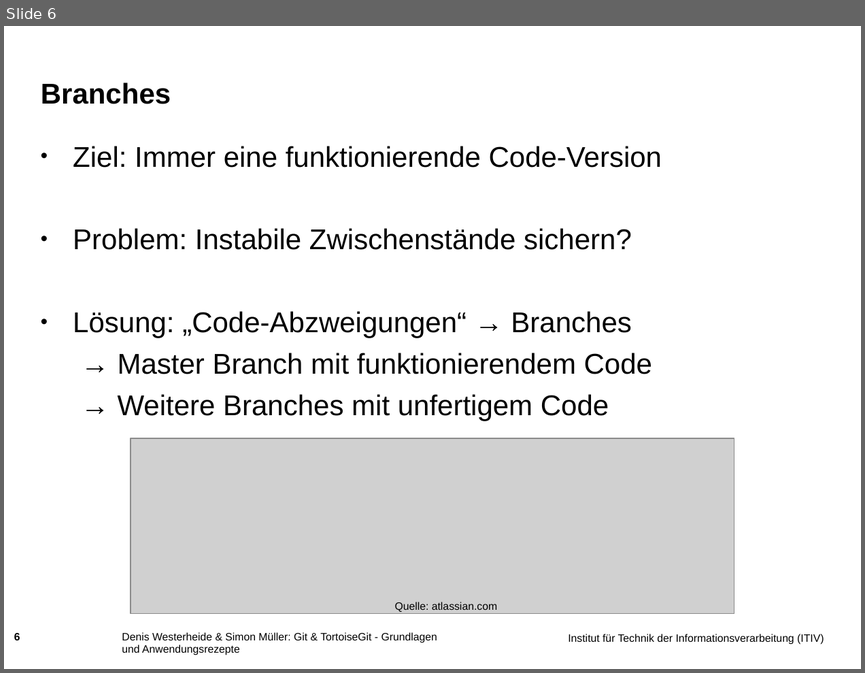
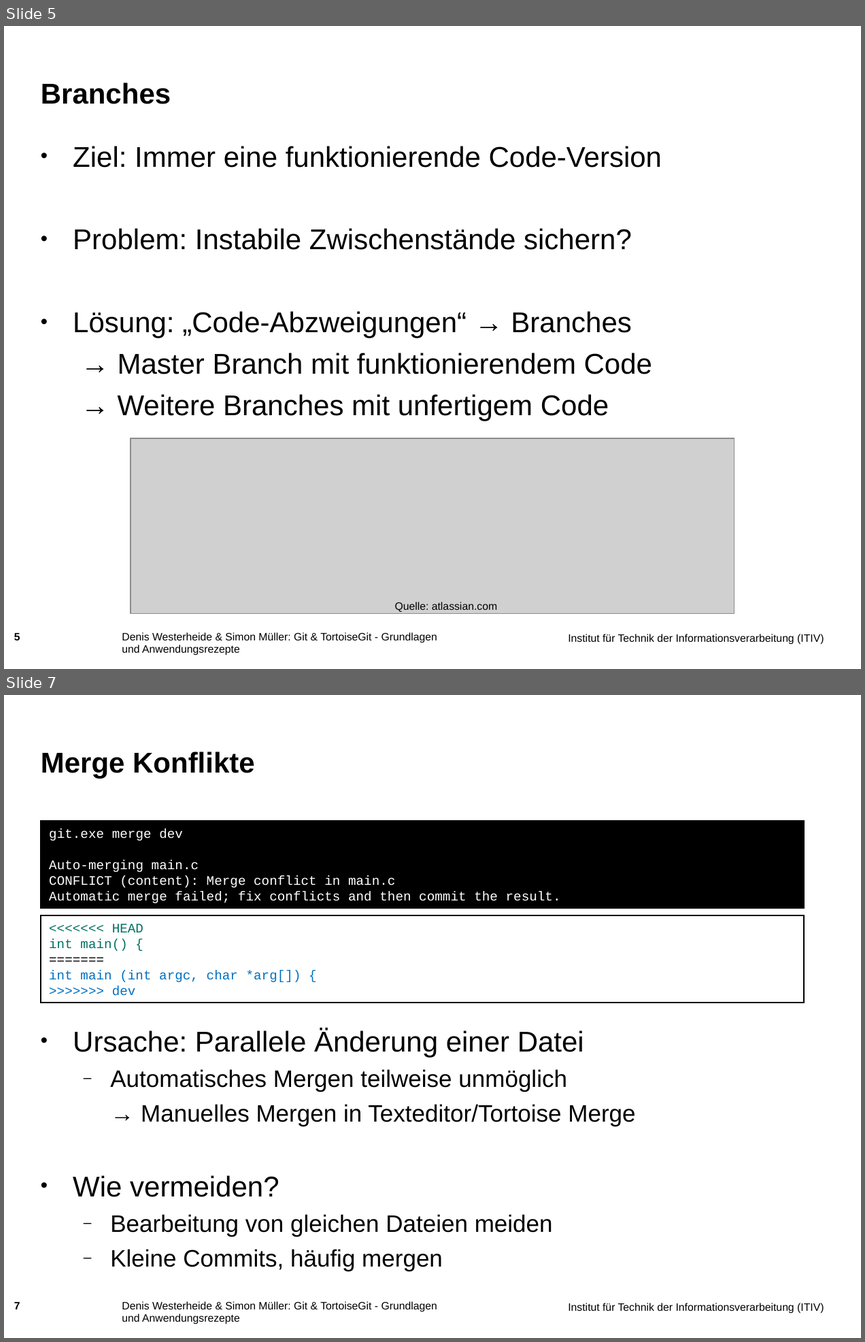
Before and after one commit to muellesi/PSE_2018, a slide deck: Präsentation/Simon/Praesentationsfolien_Simon.ppt. Shown one above the other, each under a label of ours: slide 6 before the commit, slides 5 and 7 after it; the slides between them are not shown. The pictures are 865x673 and 865x1342 pixels, drawn with LibreOffice and Linux fonts; fonts in the diff are those of the drawing; grey boxes stand for pictures; background and template pictures are left out. Boxes give left, top, right and bottom in pixels: in the first picture for what was removed or moved away, otherwise in the second. Text is boxed around its words. In the diff, an @@ line names an element or a change of style, - is before the commit and + after.

```diff
--- a/Präsentation/Simon/Praesentationsfolien_Simon.ppt
+++ b/Präsentation/Simon/Praesentationsfolien_Simon.ppt
@@ slide 7 added at <box>4,695,861,1338</box>, background picture (left out); not listed: 1 template element that a slide beside it also shows @@
@@ title added at <box>41,751,255,779</box>, 24 pt, text #000000, bold @@
+Merge Konflikte
@@ rectangle added at <box>41,821,804,909</box>, fill #000000, outline #000000 0.99 pt, 11 pt, text #FFFFFF @@
+git.exe merge dev
+Auto-merging main.c
+CONFLICT (content): Merge conflict in main.c
+Automatic merge failed; fix conflicts and then commit the result.
@@ rectangle added at <box>41,915,804,1002</box>, fill #FFFFFF, outline #000000 0.99 pt, 11 pt, text #0070C0 @@
+<<<<<<< HEAD
+int main() {
+=======
+int main (int argc, char *arg[]) {
+>>>>>>> dev
@@ text added at <box>73,1028,635,1271</box>, 20 pt, text #000000 @@
+• Ursache: Parallele Änderung einer Datei
+  – Automatisches Mergen teilweise unmöglich
+  → Manuelles Mergen in Texteditor/Tortoise Merge
+• Wie vermeiden?
+  – Bearbeitung von gleichen Dateien meiden
+  – Kleine Commits, häufig mergen
@@ page number added at <box>14,1302,20,1309</box>, 9 pt, text #000000, bold @@
+7
@@ text added at <box>122,1301,437,1324</box>, 9 pt, text #000000 @@
+Denis Westerheide & Simon Müller: Git & TortoiseGit - Grundlagen und Anwendungsrezepte
@@ what was slide 6 is now slide 5 @@
@@ page number at <box>14,633,20,640</box>: text changed @@
-6
+5
```
Also in this commit, not shown: 2 slides changed.
